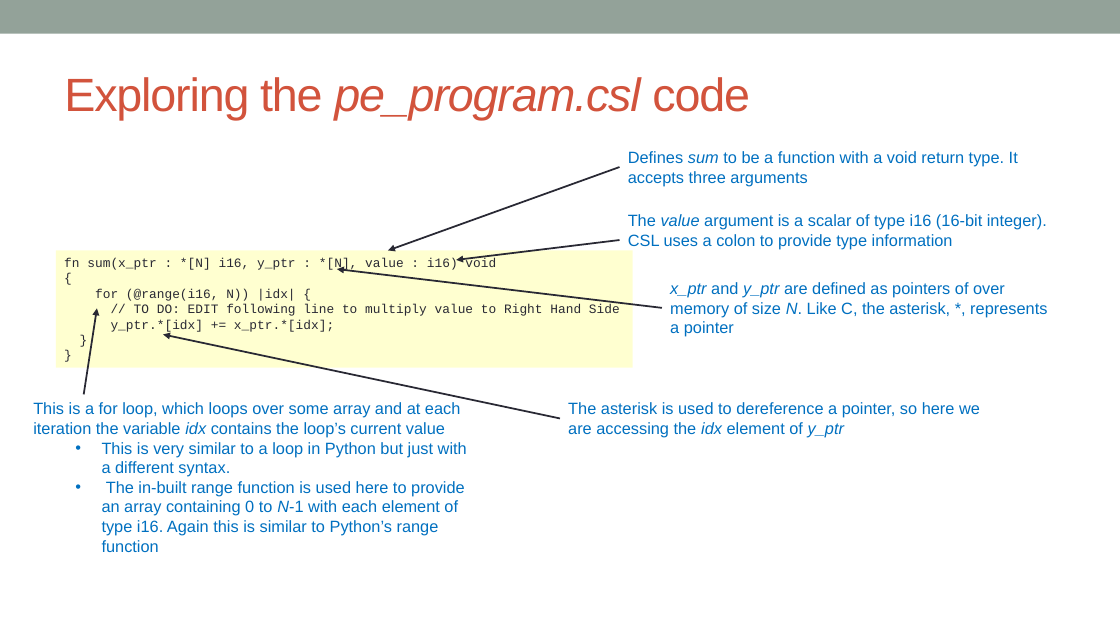
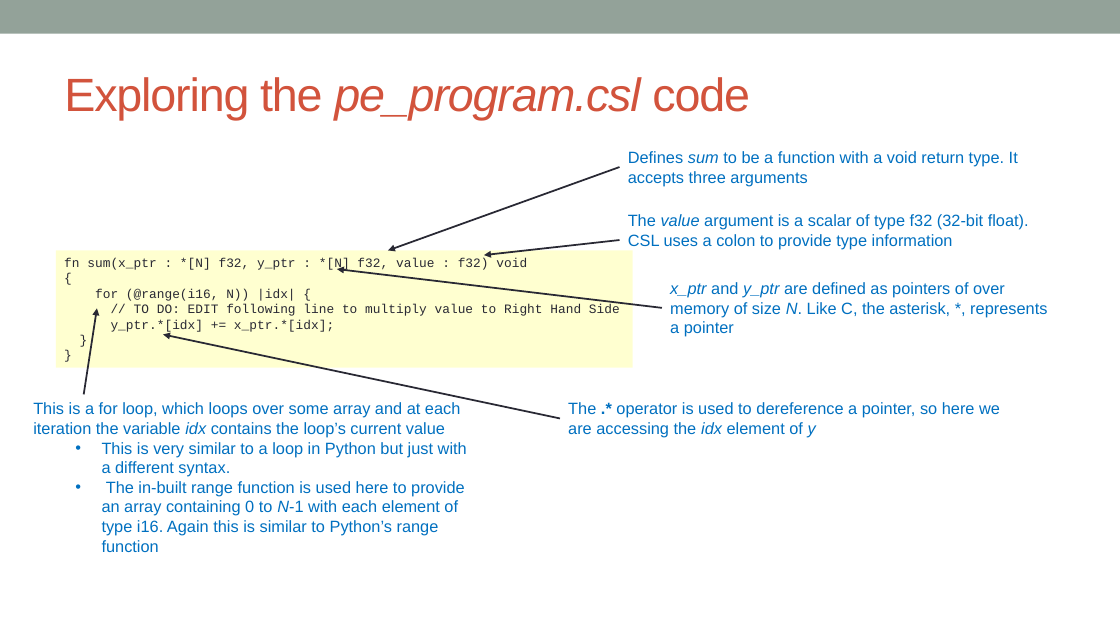
Before and after one commit to EPCCed/cs2-sdk-training, a slide deck: slide 18 of lectures/powerpoints/SDK-walkthrough-part-one.pptx. Drawn at 1120x630 pixels with LibreOffice and Linux fonts; fonts in the diff are those of the drawing. Boxes give left, top, right and bottom in pixels: in the first picture for what was removed or moved away, otherwise in the second. Text is boxed around its words. In the diff, an @@ line names an element or a change of style, - is before the commit and + after.

```diff
--- a/lectures/powerpoints/SDK-walkthrough-part-one.pptx
+++ b/lectures/powerpoints/SDK-walkthrough-part-one.pptx
@@ text at bbox=[628, 214, 1029, 249]: text changed @@
-The value argument is a scalar of type i16 (16-bit integer). CSL uses a colon to provide type information
+The value argument is a scalar of type f32 (32-bit float). CSL uses a colon to provide type information
@@ text in rectangle at bbox=[64, 258, 527, 272]: text changed @@
-fn sum(x_ptr : *[N] i16, y_ptr : *[N], value : i16) void
+fn sum(x_ptr : *[N] f32, y_ptr : *[N] f32, value : f32) void
@@ arrow moved from (620, 240) - (456, 260) to (620, 240) - (484, 255) @@
@@ text at bbox=[568, 402, 1000, 438]: text changed @@
-The asterisk is used to dereference a pointer, so here we are accessing the idx element of y_ptr
+The .* operator is used to dereference a pointer, so here we are accessing the idx element of y
```
Also in this commit, not shown: 5 other slides changed, 1 other file.
